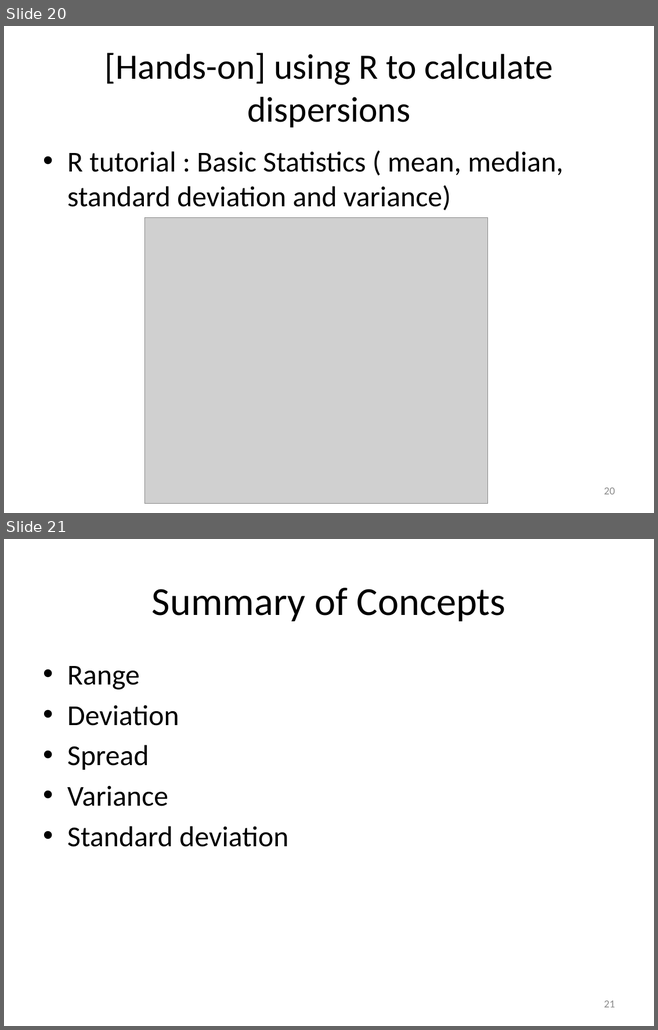
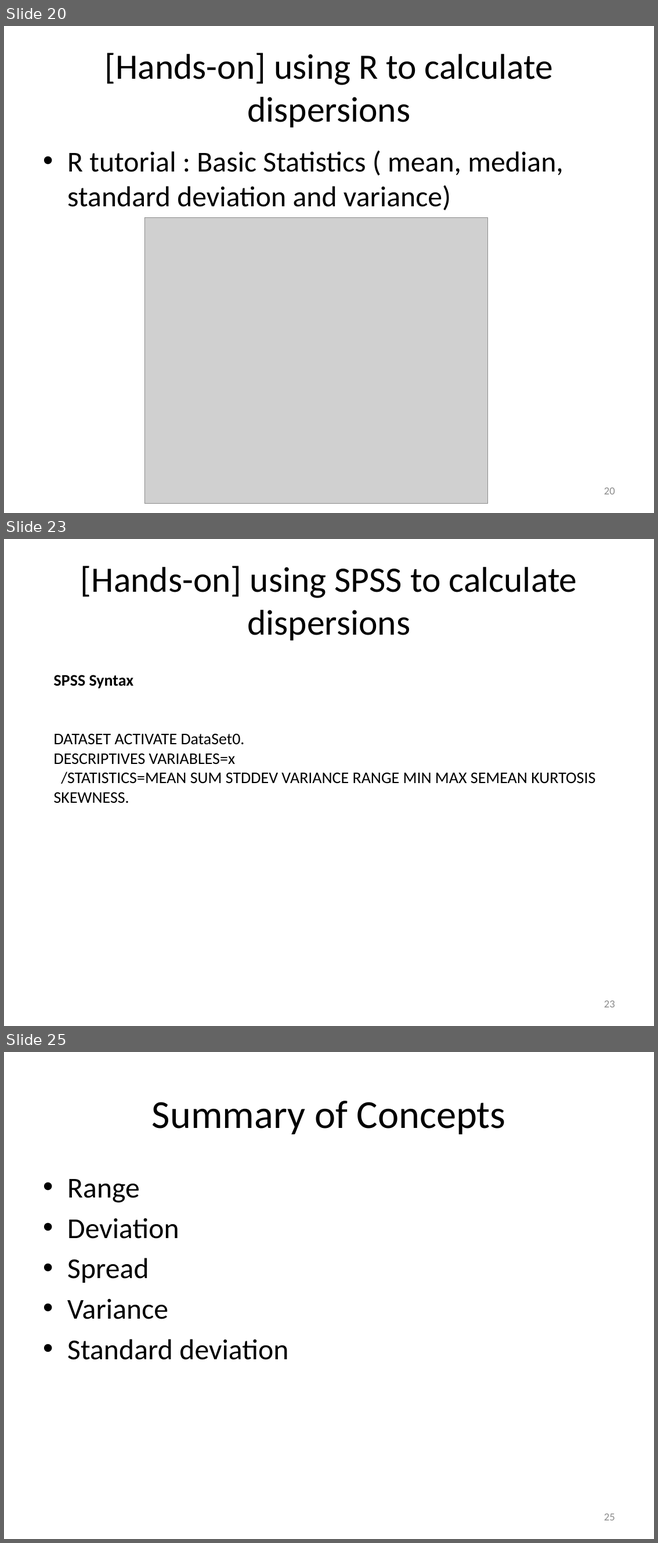
Before and after one commit to hejibo/Psychological-Statistics, a slide deck: Lecture 3- Measure of Dispersion/Lecture 3- Measure of Dispersion.pptx. Shown one above the other, each under a label of ours: slides 20 and 21 before the commit, slides 20, 23 and 25 after it; the slides between them are not shown. The pictures are 658x1030 and 658x1543 pixels, drawn with LibreOffice and Linux fonts; fonts in the diff are those of the drawing; grey boxes stand for pictures. Boxes give left, top, right and bottom in pixels: in the first picture for what was removed or moved away, otherwise in the second. Text is boxed around its words. In the diff, an @@ line names an element or a change of style, - is before the commit and + after.

Commit message:
add spss data examples

```diff
--- a/Lecture 3- Measure of Dispersion/Lecture 3- Measure of Dispersion.pptx
+++ b/Lecture 3- Measure of Dispersion/Lecture 3- Measure of Dispersion.pptx
@@ slide 23 added at <box>4,539,654,1026</box>, background #FFFFFF @@
@@ title added at <box>81,566,577,641</box>, 39.6 pt, text #000000 @@
+[Hands-on] using SPSS to calculate dispersions
@@ text added at <box>54,675,595,803</box>, 18 pt, text #000000 @@
+SPSS Syntax
+DATASET ACTIVATE DataSet0.
+DESCRIPTIVES VARIABLES=x
+/STATISTICS=MEAN SUM STDDEV VARIANCE RANGE MIN MAX SEMEAN KURTOSIS SKEWNESS.
@@ page number added at <box>604,1001,615,1008</box>, 12 pt, text #8C8C8C @@
+23
@@ what was slide 21 is now slide 25 @@
@@ page number at <box>604,1514,615,1521</box>: text changed @@
-21
+25
```
Also in this commit, not shown: 3 other slides added, 9 other files.
